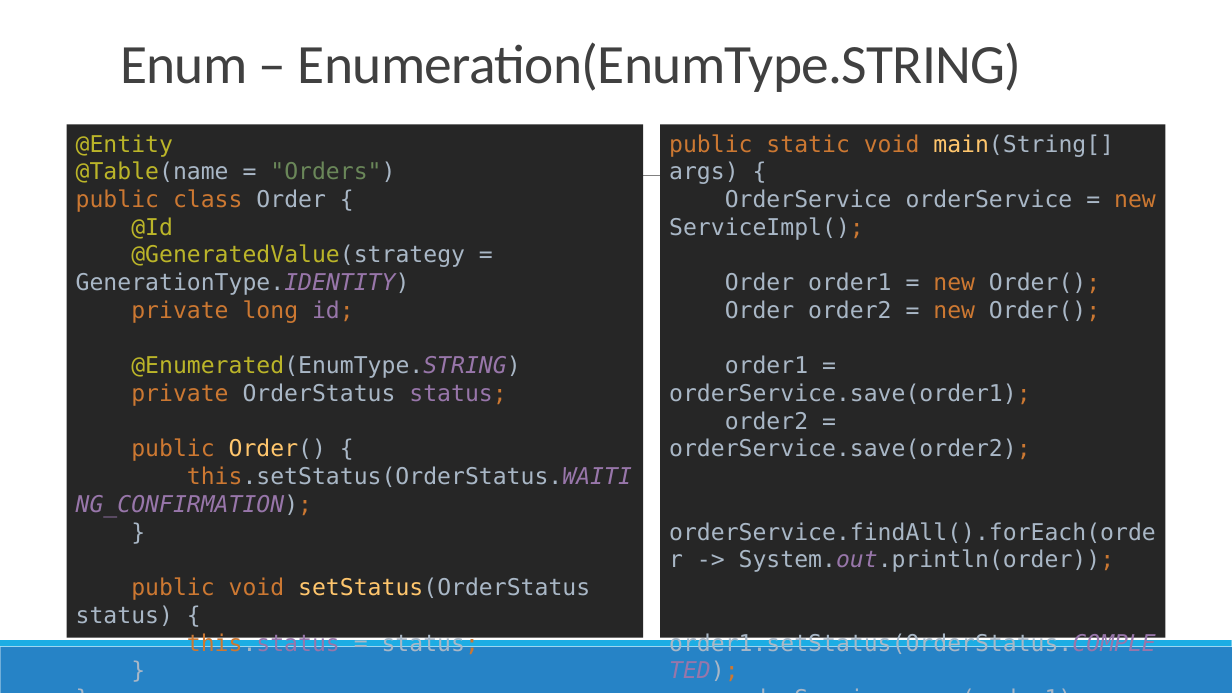
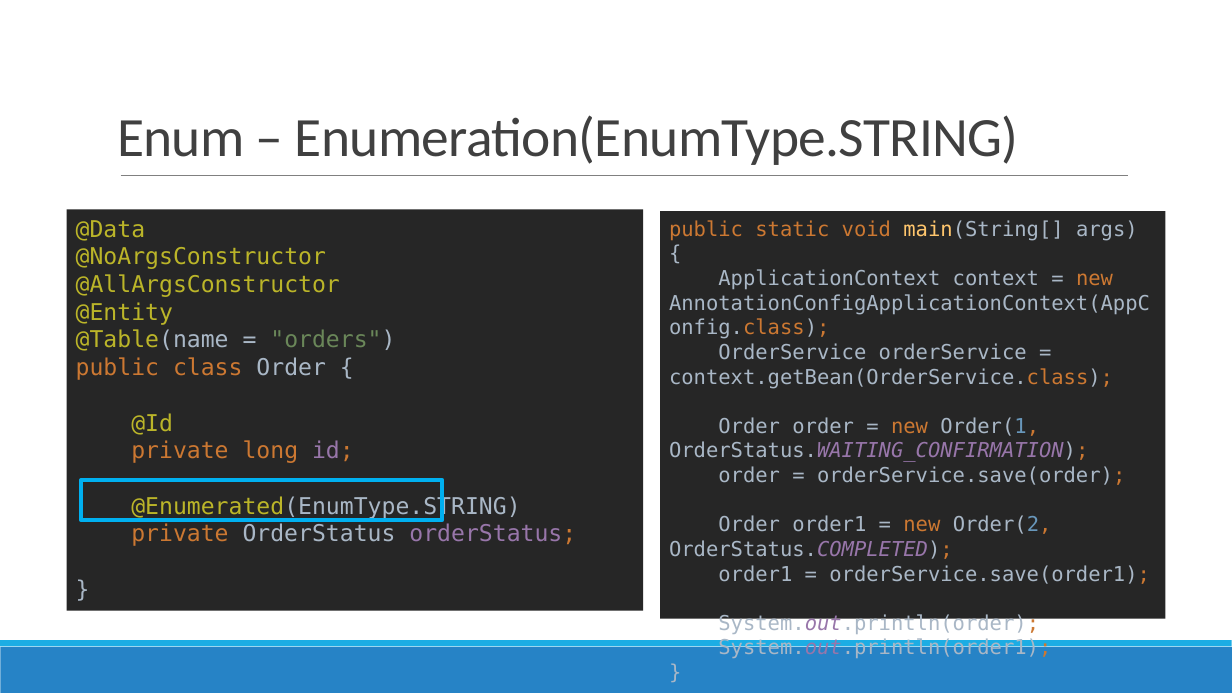
Before and after one commit to nguyenthanhtam1102/trainee-dev-vti-public, a slide deck: slide 7 of Tuần 6 - Java/Advanced Java.pptx (slide 6 before the commit). Drawn at 1232x693 pixels with LibreOffice and Linux fonts; fonts in the diff are those of the drawing. Boxes give left, top, right and bottom in pixels: in the first picture for what was removed or moved away, otherwise in the second. Text is boxed around its words. In the diff, an @@ line names an element or a change of style, - is before the commit and + after.

```diff
--- a/Tuần 6 - Java/Advanced Java.pptx
+++ b/Tuần 6 - Java/Advanced Java.pptx
@@ title "Enum – Enumeration(EnumType.STRING)": place and size @@
-title "Enum – Enumeration(EnumType.STRING)" at <box>120,42,1022,92</box>
+title "Enum – Enumeration(EnumType.STRING)" at <box>117,115,1019,165</box>
@@ rectangle "@Data @NoArgsConstructor @AllArgsConstructor @Entity @Table( ...": place and size @@
-rectangle "@Data @NoArgsConstructor @AllArgsConstructor @Entity @Table( ..." at <box>67,125,643,638</box>
+rectangle "@Data @NoArgsConstructor @AllArgsConstructor @Entity @Table( ..." at <box>67,210,643,611</box>
@@ text in rectangle at <box>76,220,576,546</box>: text changed; text colour #A9B7C6 to #BBB529 @@
-@Entity
-@Table(name = "Orders")
-public class Order {
-@Id
-@GeneratedValue(strategy = GenerationType.IDENTITY)
-private long id;
-@Enumerated(EnumType.STRING)
-private OrderStatus status;
-public Order() {
-this.setStatus(OrderStatus.WAITING_CONFIRMATION);
-}
-public void setStatus(OrderStatus status) {
-this.status = status;
-}
-}
+@Data
+@NoArgsConstructor
+@AllArgsConstructor
+@Entity
+@Table(name = "orders")
+public class Order {
+@Id
+private long id;
+@Enumerated(EnumType.STRING)
+private OrderStatus orderStatus;
+}
@@ rectangle "public static void main(String[] args) ...": place and size @@
-rectangle "public static void main(String[] args) ..." at <box>660,125,1165,638</box>
+rectangle "public static void main(String[] args) ..." at <box>660,212,1165,619</box>
@@ text in rectangle at <box>669,220,1150,658</box>: text changed; size 18 to 16 pt @@
-public static void main(String[] args) {
-OrderService orderService = new ServiceImpl();
-Order order1 = new Order();
-Order order2 = new Order();
-order1 = orderService.save(order1);
-order2 = orderService.save(order2);
-orderService.findAll().forEach(order -> System.out.println(order));
-order1.setStatus(OrderStatus.COMPLETED);
-orderService.save(order1);
-orderService.findAll().forEach(order -> System.out.println(order));
-}
+public static void main(String[] args) {
+ApplicationContext context = new AnnotationConfigApplicationContext(AppConfig.class);
+OrderService orderService = context.getBean(OrderService.class);
+Order order = new Order(1, OrderStatus.WAITING_CONFIRMATION);
+order = orderService.save(order);
+Order order1 = new Order(2, OrderStatus.COMPLETED);
+order1 = orderService.save(order1);
+System.out.println(order);
+System.out.println(order1);
+}
@@ rectangle added at <box>81,480,443,520</box>, outline #00B0F0 3 pt @@
```
Also in this commit, not shown: 52 other slides changed, 39 slides added, 12 slides removed.
